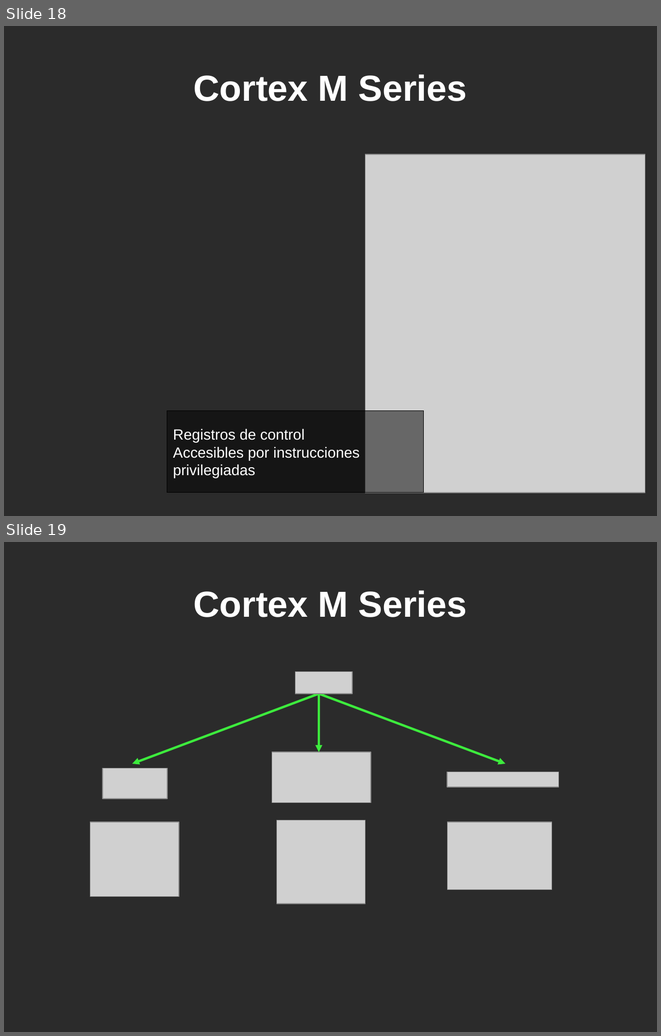
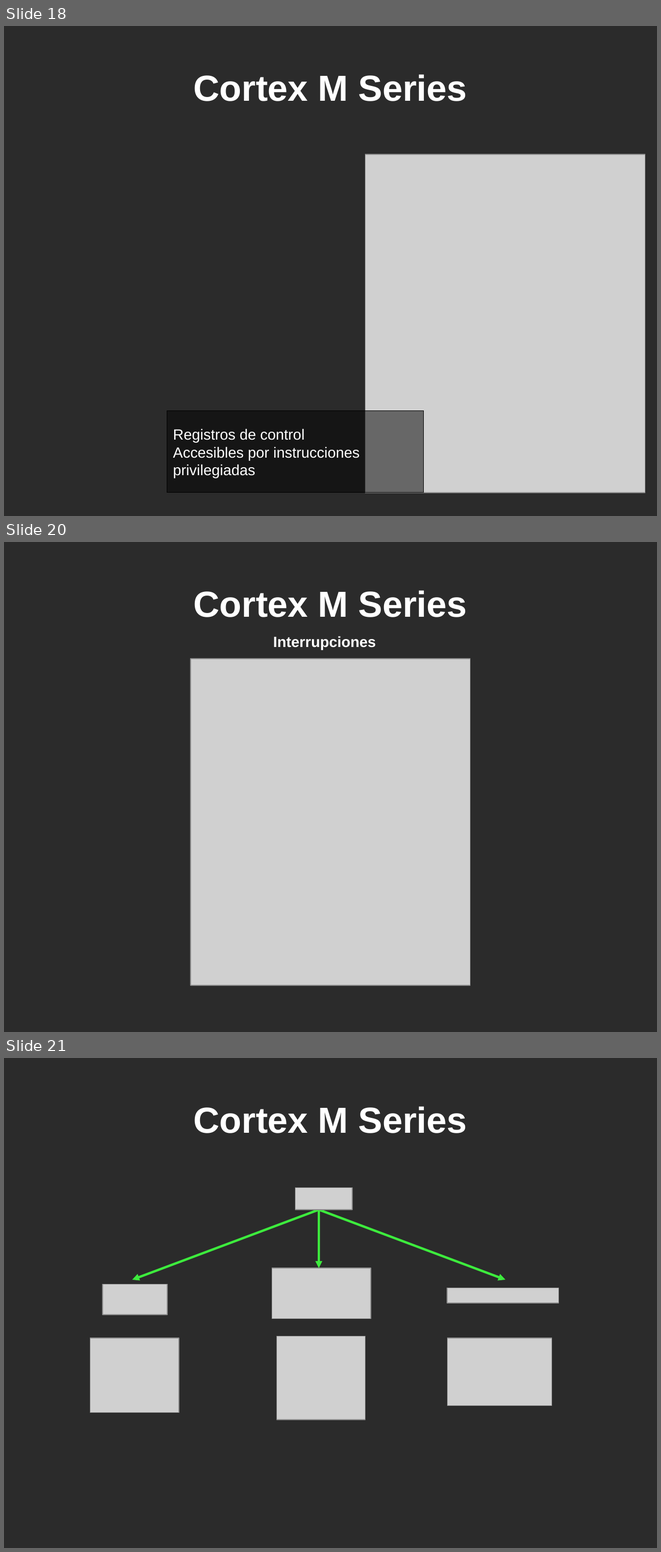
Before and after one commit to martinribelotta/curso_cm3_2011_docs, a slide deck: Curso Cortex M3 UTN.odp. Shown one above the other, each under a label of ours: slides 18 and 19 before the commit, slides 18, 20 and 21 after it; the slides between them are not shown. The pictures are 661x1036 and 661x1552 pixels, drawn with LibreOffice and Linux fonts; fonts in the diff are those of the drawing; grey boxes stand for pictures; background and template pictures are left out; a plain dark background stands for a picture behind light text. Boxes give left, top, right and bottom in pixels: in the first picture for what was removed or moved away, otherwise in the second. Text is boxed around its words. In the diff, an @@ line names an element or a change of style, - is before the commit and + after.

```diff
--- a/Curso Cortex M3 UTN.odp
+++ b/Curso Cortex M3 UTN.odp
@@ slide 20 added at (x1=4, y1=542, x2=657, y2=1032), background picture (left out) @@
@@ title added at (x1=194, y1=590, x2=467, y2=617), 44 pt, text #FFFFFF, bold @@
+Cortex M Series
@@ title added at (x1=273, y1=636, x2=376, y2=650), 18 pt, text #FFFFFF, bold @@
+Interrupciones
@@ picture added at (x1=191, y1=659, x2=470, y2=985) @@
@@ what was slide 19 is now slide 21 @@
```
Also in this commit, not shown: 4 slides changed, 7 other slides added, 1 other file.
